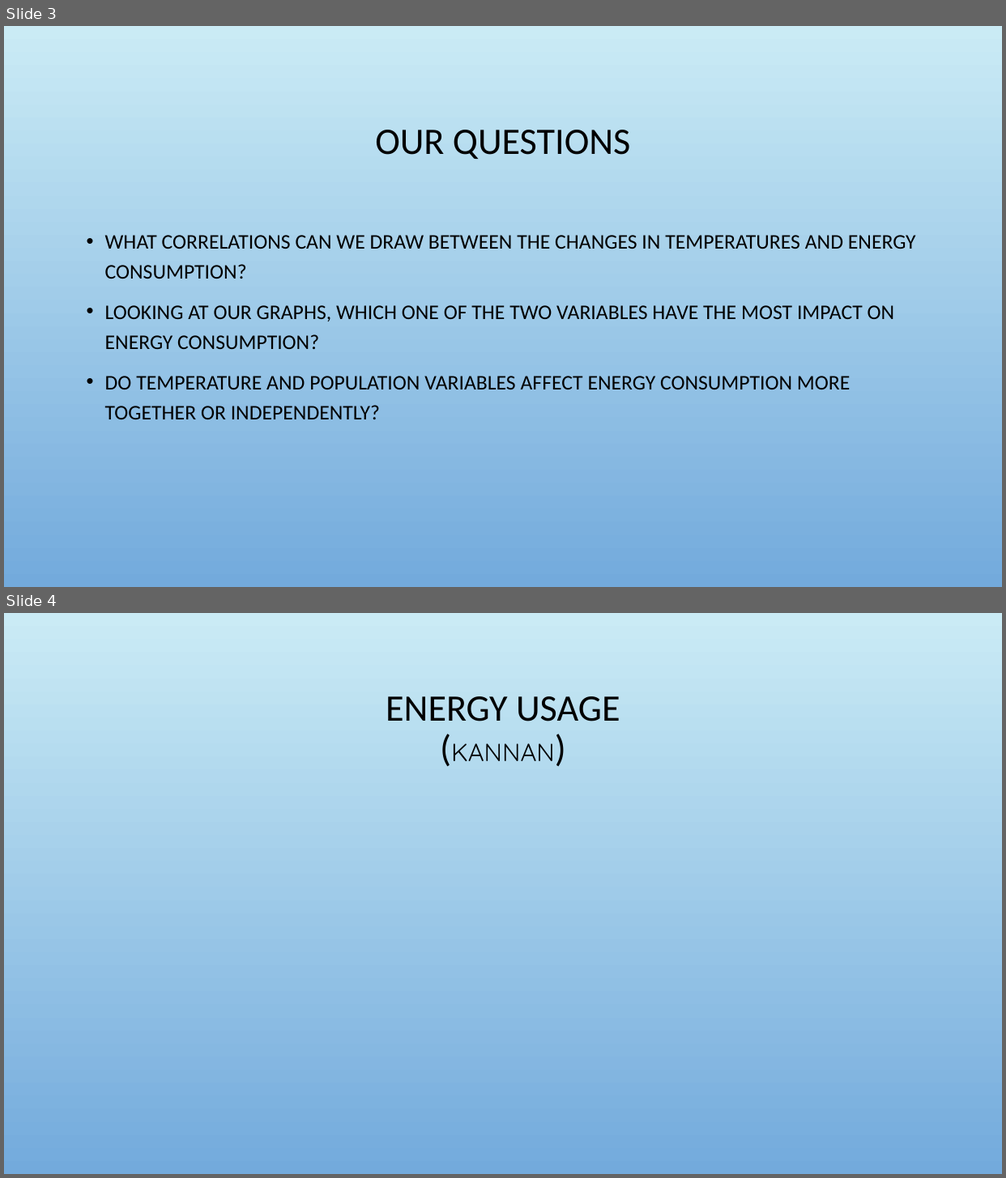
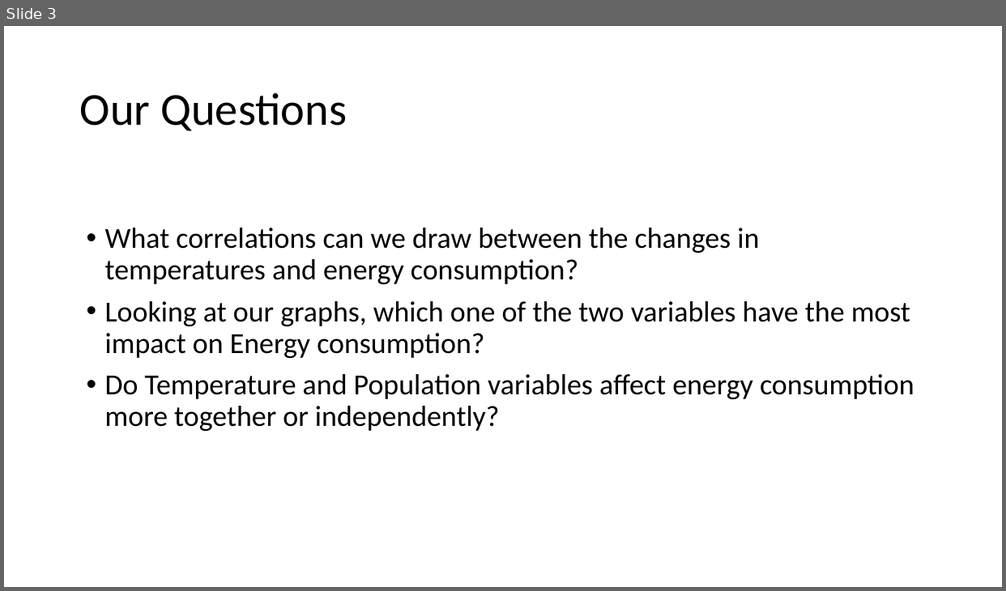
Before and after one commit to Siraj2493/Project-1, a slide deck: A-TEAM Presentation.pptx. Shown one above the other, each under a label of ours: slides 3 and 4 before the commit, slide 3 after it. The pictures are 1006x1178 and 1006x591 pixels, drawn with LibreOffice and Linux fonts; fonts in the diff are those of the drawing; background and template pictures are left out. Boxes give left, top, right and bottom in pixels: in the first picture for what was removed or moved away, otherwise in the second. Text is boxed around its words. In the diff, an @@ line names an element or a change of style, - is before the commit and + after.

```diff
--- a/A-TEAM Presentation.pptx
+++ b/A-TEAM Presentation.pptx
@@ slide 4 removed at (4, 613, 1002, 1174), background picture (left out) @@
@@ title removed at (386, 696, 620, 761) @@
-ENERGY USAGE
-(KANNAN)
@@ slide 3 changed as well @@
@@ background picture (left out) to #FFFFFF @@
@@ title at (80, 93, 347, 131): text changed; size 36 to 44 pt @@
-OUR QUESTIONS
+Our Questions
@@ text at (105, 228, 914, 431): text changed; size 20 to 28 pt @@
-• WHAT CORRELATIONS CAN WE DRAW BETWEEN THE CHANGES IN TEMPERATURES AND ENERGY CONSUMPTION?
-• LOOKING AT OUR GRAPHS, WHICH ONE OF THE TWO VARIABLES HAVE THE MOST IMPACT ON ENERGY CONSUMPTION?
-• DO TEMPERATURE AND POPULATION VARIABLES AFFECT ENERGY CONSUMPTION MORE TOGETHER OR INDEPENDENTLY?
+• What correlations can we draw between the changes in temperatures and energy consumption?
+• Looking at our graphs, which one of the two variables have the most impact on Energy consumption?
+• Do Temperature and Population variables affect energy consumption more together or independently?
```
Also in this commit, not shown: 7 other slides changed, 5 slides added, 1 other file.
